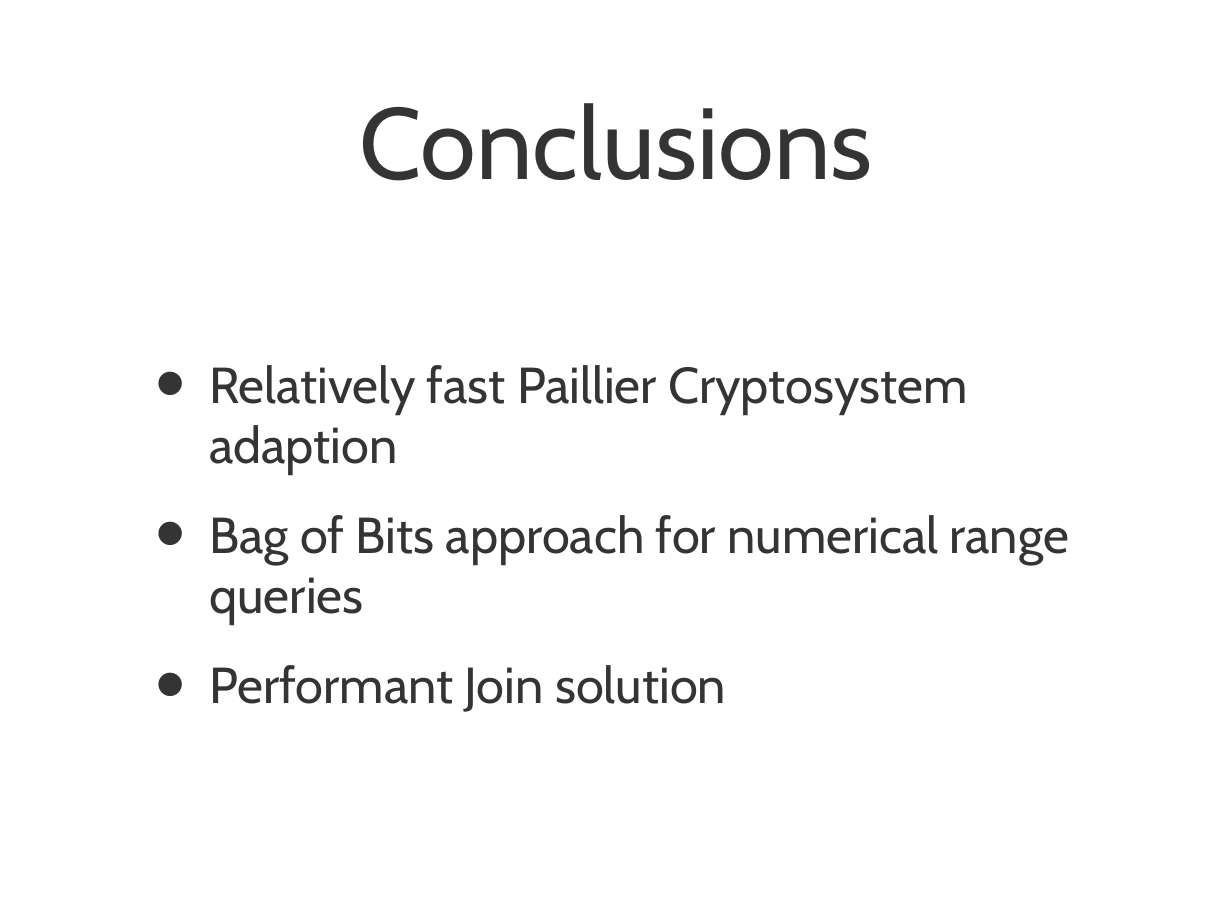
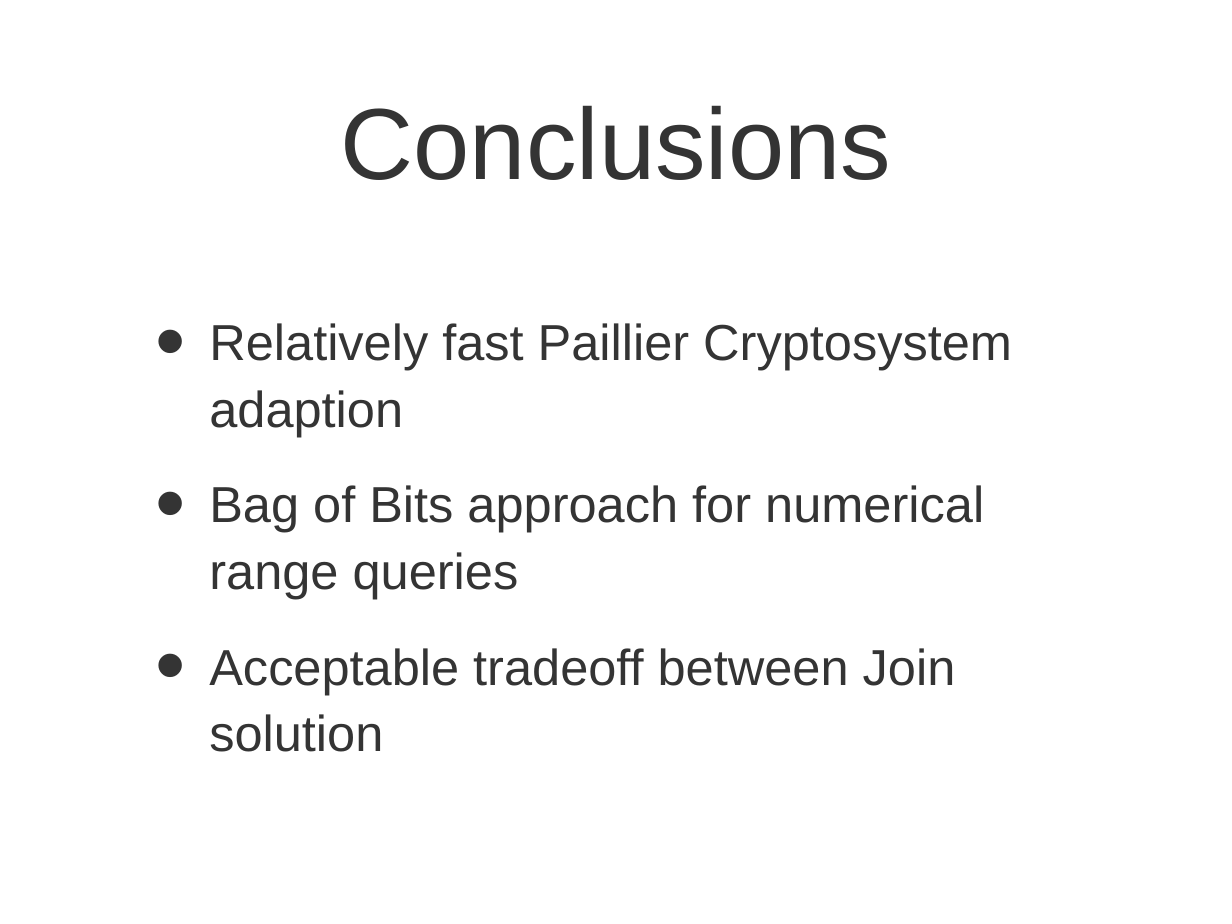
Before and after one commit to rexos/rexos.github.io, a slide deck: slide 20 of presentation.ppt. Drawn at 1232x924 pixels with LibreOffice and Linux fonts; fonts in the diff are those of the drawing. Boxes give left, top, right and bottom in pixels: in the first picture for what was removed or moved away, otherwise in the second. Text is boxed around its words. In the diff, an @@ line names an element or a change of style, - is before the commit and + after.

```diff
--- a/presentation.ppt
+++ b/presentation.ppt
@@ title "Conclusions" at (x1=341, y1=105, x2=891, y2=180): font Cabin to Arial @@
@@ text at (x1=209, y1=323, x2=1012, y2=599): font Cabin to Arial in "Relatively fast Paillier Cryptosystem adaption", "Bag of Bits approach for numerical range ..."; line spacing 1 to 1.1 @@
@@ text at (x1=209, y1=648, x2=956, y2=752): text changed; font Cabin to Arial @@
-• Performant Join solution
+• Acceptable tradeoff between Join solution
```
Also in this commit, not shown: 20 other slides changed.
